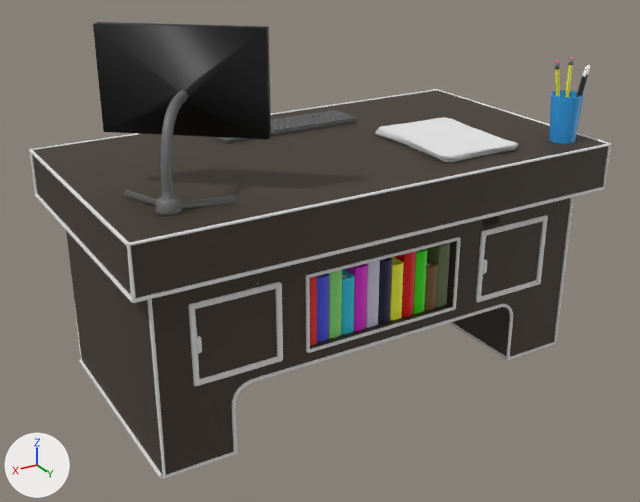
Before and after pictures for a commit that changed the FBX model Assets/Art/3D Stuff/Tables/5th-Level Doctor Table With Outline.fbx.
One viewpoint serves both versions: a 50 mm lens placed at (3.79, 6.27, 4.17), pointed at (0.13, 0.16, 1.12). The axes (+X, +Y, +Z) are drawn at lower left. The lights are the same throughout.

Names of what the first picture shows: 'Table'.
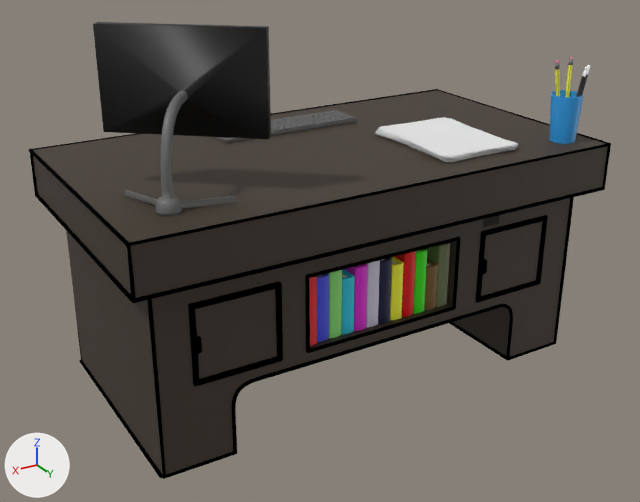
Commit message: Updated Tables

Location of each change, [x1, y1, x2, y2] in pixels of the pictures (640 x 502 px):
'Table', recoloured, surface changed (white to black)
    both: [29, 89, 611, 479]

What the commit changed:
Material 'Outline' (mat_outline) changes colour from white #e7e7e7 to black #000000; in linear values from (0.8, 0.8, 0.8) to (0.0, 0.0, 0.0).
In material 'Outline' (mat_outline), metallic goes from 0.0 to 1.0.
